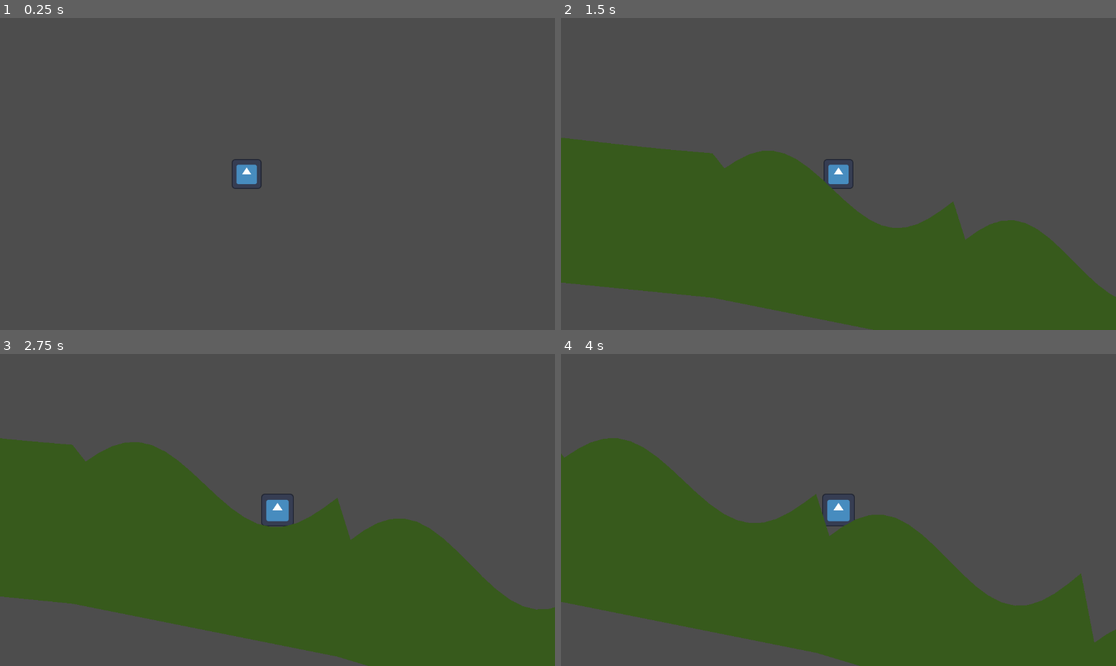
Above: before the commit, frames 1-4 (two rows, left to right).
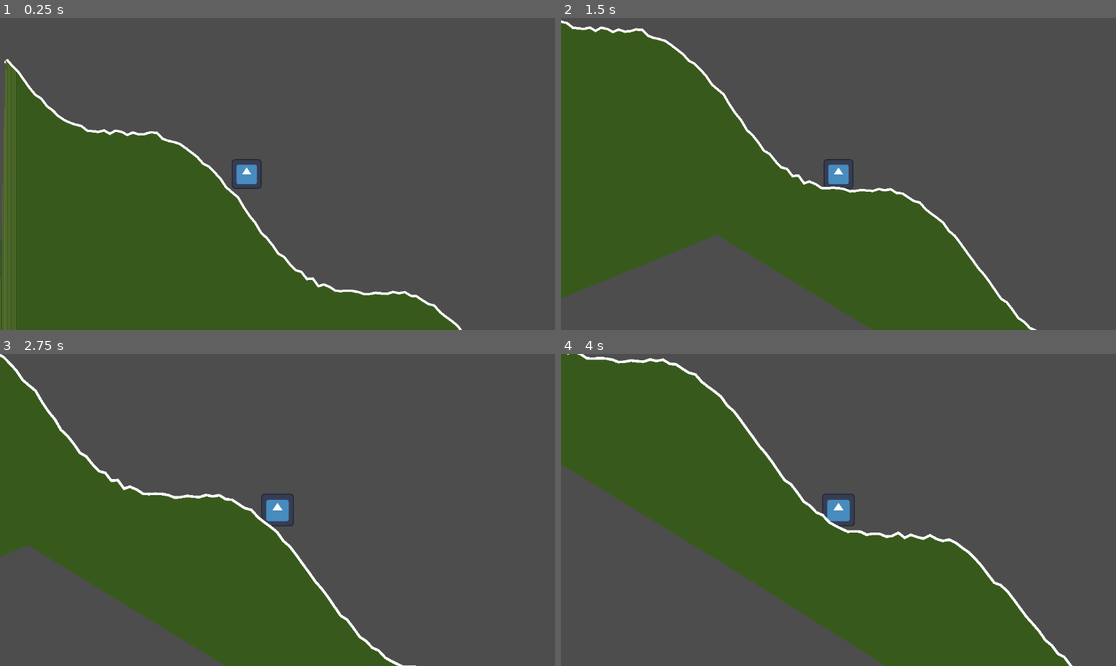
Above: after the commit, the same moments.

Repository: FelipePM01/EntregaExtraviada
Game: Godot game, scene res://terrain/scenes/terrain.tscn
Two runs of this game, one before a commit and one after it. Both use one fixed random seed, a clock stepped at 60 frames per second and the inputs below. Before the commit the project has no main scene; this scene is started directly in both runs. The engine's default icon, where the game draws it, is replaced by a stand-in: a white triangle on a blue panel in a dark square.
Inputs (mouse positions are in pixels of both pictures, inside the frame that each line leads up to):
- Up to frame 1 (0.25 s): no input
- Up to frame 2 (1.5 s): move the mouse to (960, 158) at 0.52 s; hold D (right) 0.53-1.28 s; hold Mouse wheel down (scroll_down) 0.53-1.28 s; move the mouse to (727, 189) at 1.27 s; hold A (left) from 1.28 s (still down); tap Mouse wheel up (scroll_up) at 1.35 s
- Up to frame 3 (2.75 s): move the mouse to (333, 441) at 2.02 s; release A (left) at 2.03 s; hold D (right) from 2.03 s (still down); hold Mouse wheel down (scroll_down) from 2.03 s (still down)
- Up to frame 4 (4 s): move the mouse to (810, 572) at 2.77 s; release Mouse wheel down (scroll_down) at 2.78 s; tap Mouse wheel up (scroll_up) at 2.85 s; move the mouse to (1005, 556) at 3.52 s; release D (right) at 3.53 s; hold A (left) from 3.53 s (still down); hold Mouse wheel down (scroll_down) from 3.53 s (still down)

The runs differ from the first frame. In frame 1, 34% of the frame differs, in the area x 0-84%, y 13-100%; in frame 2, 24%; in frame 3, 24%; in frame 4, 30%.

Commit message:
second-version

Diff:
--- a/project.godot
+++ b/project.godot
@@ -11,6 +11,7 @@
 [application]
 
 config/name="Entrega Extraviada"
+run/main_scene="res://terrain/scenes/terrain.tscn"
 config/features=PackedStringArray("4.3", "GL Compatibility")
 config/icon="res://icon.svg"
 
--- a/terrain/scenes/terrain.tscn
+++ b/terrain/scenes/terrain.tscn
@@ -1,17 +1,28 @@
-[gd_scene load_steps=4 format=3 uid="uid://ba2toixanr5ol"]
+[gd_scene load_steps=6 format=3 uid="uid://ba2toixanr5ol"]
 
 [ext_resource type="Script" path="res://terrain/scripts/terrain.gd" id="1_e8ila"]
 [ext_resource type="Texture2D" uid="uid://ddvvquy2sebku" path="res://terrain/resources/grass.png" id="2_0wtrj"]
 [ext_resource type="PackedScene" uid="uid://cgut2sfp3g8m8" path="res://player/scenes/runner.tscn" id="3_b51mf"]
+
+[sub_resource type="FastNoiseLite" id="FastNoiseLite_0h82p"]
+noise_type = 4
+frequency = 0.088
+
+[sub_resource type="NoiseTexture2D" id="NoiseTexture2D_ppkbl"]
+seamless = true
+noise = SubResource("FastNoiseLite_0h82p")
 
 [node name="Terrain" type="Node" node_paths=PackedStringArray("player", "ground_collision")]
 script = ExtResource("1_e8ila")
 player = NodePath("Runner")
 ground_collision = NodePath("GroundCollision")
 texture = ExtResource("2_0wtrj")
+noise = SubResource("NoiseTexture2D_ppkbl")
 
 [node name="GroundCollision" type="StaticBody2D" parent="."]
 
 [node name="Runner" parent="." instance=ExtResource("3_b51mf")]
-position = Vector2(512, 0)
+position = Vector2(512, 200)
 speed = 400
+
+[node name="Line2D" type="Line2D" parent="."]
--- a/terrain/scripts/terrain.gd
+++ b/terrain/scripts/terrain.gd
@@ -1,12 +1,14 @@
 extends Node
 
-@export var slices = 20
+@export var slices = 40
 @export var hill_width = 512
 @export var hill_range = 100
+@export var hill_angle = 10
+@export var hill_sharpness = 20
 @export var player: CharacterBody2D
 @export var ground_collision: StaticBody2D
 @export var texture: CompressedTexture2D
-
+@export var noise: NoiseTexture2D
 var screensize
 var terrain = Array()
 
@@ -25,25 +27,30 @@
 	if terrain[-1].x < player.position.x + screensize.x / 2:
 		add_hills()
 
+func get_point(x:float, height):
+	return hill_sharpness * noise.noise.get_noise_1d(x) + x * tan(hill_angle) + height * sin(2 * PI * x/ hill_width)
 
 func add_hills():
 	var start = terrain[-1]
 	var poly = PackedVector2Array()
-	var height = randf() * hill_range
 	var hill_slices = hill_width / slices
 	poly.append(Vector2(start.x, start.y+300))
 	poly.append(Vector2(start.x, start.y))
+	var height = randi() % hill_range
 	for j in range(1, slices+1):
 		var hill_point = Vector2()
 		hill_point.x = start.x + j * hill_slices
-		hill_point.y = start.y - height * sin(2 * PI * j / slices) + hill_point.x * 0.1
+		hill_point.y = get_point(hill_point.x, height)
+		$Line2D.add_point(hill_point)
 		terrain.append(hill_point)
 		poly.append(hill_point)
-	poly.append(Vector2(terrain[-1].x, start.y + 300 + terrain[-1].x * 0.1))
+
+	poly.append(Vector2(terrain[-1].x, terrain[-1].y + 300))
 	var shape = CollisionPolygon2D.new()
+	shape.polygon = poly
+	ground_collision.add_child(shape)
+
 	var ground = Polygon2D.new()
-	ground_collision.add_child(shape)
-	shape.polygon = poly
 	ground.polygon = poly
 	ground.texture = texture
 	add_child(ground)
